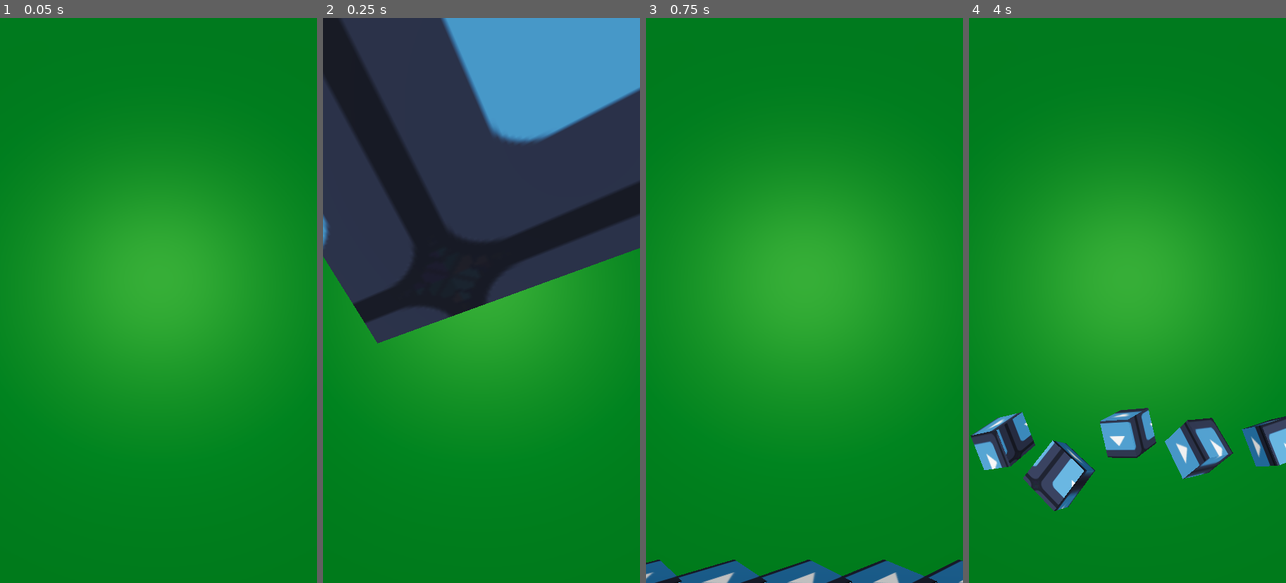
Above: before the commit, frames 1-4 (left to right).
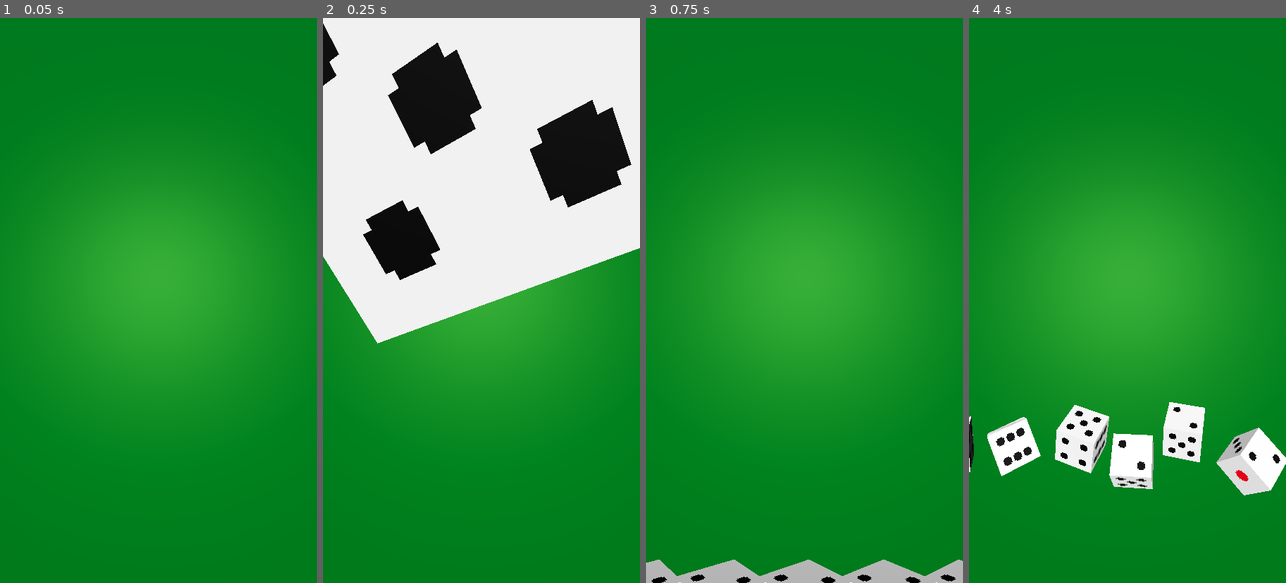
Above: after the commit, the same moments.

Repository: SocratesDz/Dice10K
Game: Godot game, scene res://game.tscn
The game is run twice, just before and just after one commit, with the same random seed, the same clock (stepped at 60 frames per second) and the same inputs. The engine's default icon, where the game draws it, is replaced by a stand-in: a white triangle on a blue panel in a dark square.
Inputs:
- Up to frame 1 (0.05 s): no input
- Up to frame 2 (0.25 s): no input
- Up to frame 3 (0.75 s): tap Space (throw) at 0.6 s
- Up to frame 4 (4 s): tap Space (throw) every 0.75 s from 1.35 to 3.6 s

Frame 1 is identical in both runs. In frame 2, 49% of the frame differs, in the area x 0-100%, y 0-58%; in frame 3, 2.5%; in frame 4, 10%.

Commit message:
feat: add die 3d model, add game music

Diff:
--- a/die.tscn
+++ b/die.tscn
@@ -1,22 +1,13 @@
-[gd_scene load_steps=7 format=3 uid="uid://d0kyw2f1lxeug"]
+[gd_scene load_steps=5 format=3 uid="uid://d0kyw2f1lxeug"]
 
 [ext_resource type="Script" path="res://die.gd" id="1_0laps"]
-[ext_resource type="Texture2D" uid="uid://crv7pj287kbob" path="res://icon.svg" id="1_qsvqu"]
+[ext_resource type="PackedScene" uid="uid://beucdsyx513mr" path="res://assets/models/die/die_model.glb" id="2_ar7o1"]
 
 [sub_resource type="PhysicsMaterial" id="PhysicsMaterial_auvbn"]
 bounce = 0.35
 
-[sub_resource type="StandardMaterial3D" id="StandardMaterial3D_0jcm5"]
-albedo_texture = ExtResource("1_qsvqu")
-uv1_scale = Vector3(1.8, 1.8, 1.8)
-
-[sub_resource type="BoxMesh" id="BoxMesh_ikmbf"]
-lightmap_size_hint = Vector2i(5, 7)
-material = SubResource("StandardMaterial3D_0jcm5")
-size = Vector3(0.16, 0.16, 0.16)
-
-[sub_resource type="ConvexPolygonShape3D" id="ConvexPolygonShape3D_c4kha"]
-points = PackedVector3Array(0.08, 0.08, 0.08, 0.08, 0.08, -0.08, -0.08, 0.08, 0.08, 0.08, -0.08, 0.08, 0.08, -0.08, -0.08, -0.08, 0.08, -0.08, -0.08, -0.08, 0.08, -0.08, -0.08, -0.08)
+[sub_resource type="ConvexPolygonShape3D" id="ConvexPolygonShape3D_db0bc"]
+points = PackedVector3Array(0.08, 0.08, 0.0799978, 0.08, 0.08, -0.08, -0.08, 0.08, 0.0799978, 0.08, -0.08, 0.0799978, 0.08, -0.08, -0.08, -0.08, 0.08, -0.08, -0.08, -0.08, 0.0799978, -0.08, -0.08, -0.08)
 
 [node name="Die" type="RigidBody3D"]
 mass = 0.4
@@ -25,28 +16,32 @@
 contact_monitor = true
 script = ExtResource("1_0laps")
 
-[node name="MeshInstance3D" type="MeshInstance3D" parent="."]
-mesh = SubResource("BoxMesh_ikmbf")
-skeleton = NodePath("")
+[node name="DieModel" parent="." instance=ExtResource("2_ar7o1")]
 
 [node name="CollisionShape3D" type="CollisionShape3D" parent="."]
-shape = SubResource("ConvexPolygonShape3D_c4kha")
+shape = SubResource("ConvexPolygonShape3D_db0bc")
 
 [node name="Faces" type="Node3D" parent="."]
 
 [node name="RayCast3D1" type="RayCast3D" parent="Faces"]
-target_position = Vector3(0, 1, 0)
+target_position = Vector3(-1, 0, 0)
+debug_shape_custom_color = Color(0.831373, 0, 0, 1)
 
 [node name="RayCast3D2" type="RayCast3D" parent="Faces"]
-target_position = Vector3(-1, 0, 0)
+target_position = Vector3(0, 0, -1)
+debug_shape_custom_color = Color(0.0942323, 0.74902, 0, 1)
 
 [node name="RayCast3D3" type="RayCast3D" parent="Faces"]
-target_position = Vector3(0, 0, 1)
+debug_shape_custom_color = Color(0, 0, 0.917647, 1)
 
 [node name="RayCast3D4" type="RayCast3D" parent="Faces"]
-target_position = Vector3(0, 0, -1)
+target_position = Vector3(0, 0, 1)
+debug_shape_custom_color = Color(0.862745, 0.856623, 0, 1)
 
 [node name="RayCast3D5" type="RayCast3D" parent="Faces"]
-target_position = Vector3(1, 0, 0)
+target_position = Vector3(0, 1, 0)
+debug_shape_custom_color = Color(0, 1, 1, 1)
 
 [node name="RayCast3D6" type="RayCast3D" parent="Faces"]
+target_position = Vector3(1, 0, 0)
+debug_shape_custom_color = Color(1, 0, 1, 1)
--- a/game.tscn
+++ b/game.tscn
@@ -1,8 +1,9 @@
-[gd_scene load_steps=13 format=3 uid="uid://345ud6505tyw"]
+[gd_scene load_steps=14 format=3 uid="uid://345ud6505tyw"]
 
 [ext_resource type="PackedScene" uid="uid://dmmob7v87o5e5" path="res://board.tscn" id="1_854io"]
 [ext_resource type="Script" path="res://game.gd" id="1_p874v"]
 [ext_resource type="PackedScene" uid="uid://d0kyw2f1lxeug" path="res://die.tscn" id="2_82f15"]
+[ext_resource type="AudioStream" uid="uid://c8ot06nvompvc" path="res://assets/music/Electro Chill A.mp3" id="4_m1fk6"]
 
 [sub_resource type="BoxMesh" id="BoxMesh_5a2gb"]
 size = Vector3(0.2, 3, 6)
@@ -42,11 +43,11 @@
 transform = Transform3D(1, 0, 0, 0, 0.261701, 0.965149, 0, -0.965149, 0.261701, 0, 2.50689, 0.483824)
 current = true
 
-[node name="DirectionalLight3D" type="SpotLight3D" parent="."]
+[node name="Spotlight" type="SpotLight3D" parent="."]
 transform = Transform3D(1, 0, 0, 0, -4.37114e-08, 1, 0, -1, -4.37114e-08, 0, 1.05526, -0.343928)
 spot_angle = 66.7518
 
-[node name="DirectionalLight3D2" type="DirectionalLight3D" parent="."]
+[node name="DirectionalLight3D" type="DirectionalLight3D" parent="."]
 transform = Transform3D(1, 0, 0, 0, -0.14294, 0.989731, 0, -0.989731, -0.14294, 0, 0, 0)
 
 [node name="Dice" type="Node3D" parent="."]
@@ -116,3 +117,7 @@
 
 [node name="WorldEnvironment" type="WorldEnvironment" parent="."]
 environment = SubResource("Environment_4vi5i")
+
+[node name="AudioStreamPlayer" type="AudioStreamPlayer" parent="."]
+stream = ExtResource("4_m1fk6")
+autoplay = true
Binary file added: assets/models/die/die_model.glb
Not shown, added: assets/models/die/die_model.glb.import
Binary file added: assets/models/die/die_model_dice_texture.png
Not shown, added: assets/models/die/die_model_dice_texture.png.import
Not shown, added: assets/music/Electro Chill A.mp3.import
Not shown, changed: .gitignore
Not shown, added: assets/music/Electro Chill A.mp3
